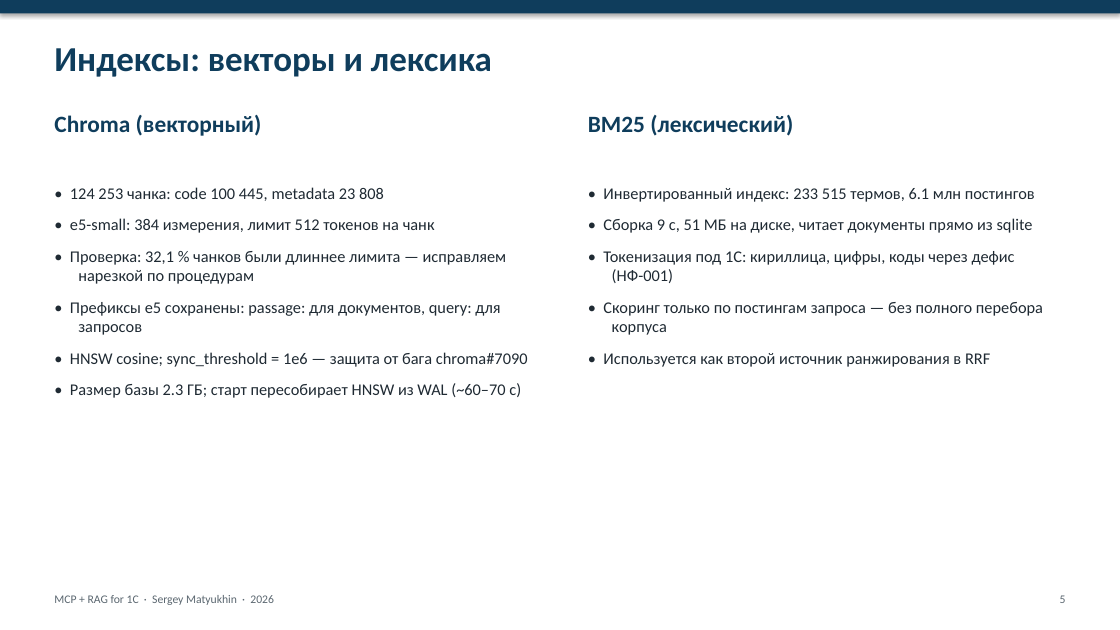
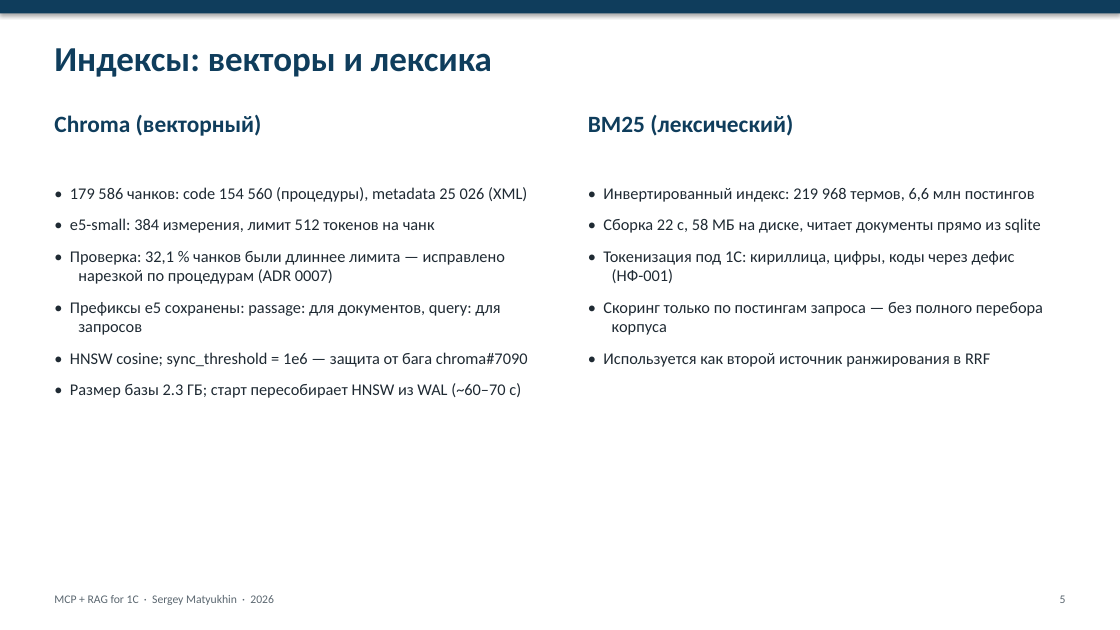
Before and after one commit to Smaturus/1c-mcp-rag-search, a slide deck: slide 5 of docs/presentation/1c-mcp-rag-search-slides.pptx. Drawn at 1120x630 pixels with LibreOffice and Linux fonts; fonts in the diff are those of the drawing. Boxes give left, top, right and bottom in pixels: in the first picture for what was removed or moved away, otherwise in the second. Text is boxed around its words. In the diff, an @@ line names an element or a change of style, - is before the commit and + after.

Commit message:
docs(presentation): refresh deck with the current corpus results
Numbers now reflect the rebuilt corpus and the measured shift: 179 586 chunks, vector nDCG@10 0.339 +/- 0.023, hybrid 0.301 +/- 0.017, reranker 0.117; routing 68 cases + 20-case blind set; metadata BM25 99.7%. Adds ADR 0008/0009 to the decision slide and updates the roadmap.

```diff
--- a/docs/presentation/1c-mcp-rag-search-slides.pptx
+++ b/docs/presentation/1c-mcp-rag-search-slides.pptx
@@ text at [70,187,527,202]: text changed @@
-• 124 253 чанка: code 100 445, metadata 23 808
+• 179 586 чанков: code 154 560 (процедуры), metadata 25 026 (XML)
@@ text at [603,188,1041,233]: text changed @@
-• Инвертированный индекс: 233 515 термов, 6.1 млн постингов
-• Сборка 9 с, 51 МБ на диске, читает документы прямо из sqlite
+• Инвертированный индекс: 219 968 термов, 6,6 млн постингов
+• Сборка 22 с, 58 МБ на диске, читает документы прямо из sqlite
@@ text at [70,251,505,284]: text changed @@
-• Проверка: 32,1 % чанков были длиннее лимита — исправляем нарезкой по процедурам
+• Проверка: 32,1 % чанков были длиннее лимита — исправлено нарезкой по процедурам (ADR 0007)
```
Also in this commit, not shown: 9 other slides changed, 1 other file.
